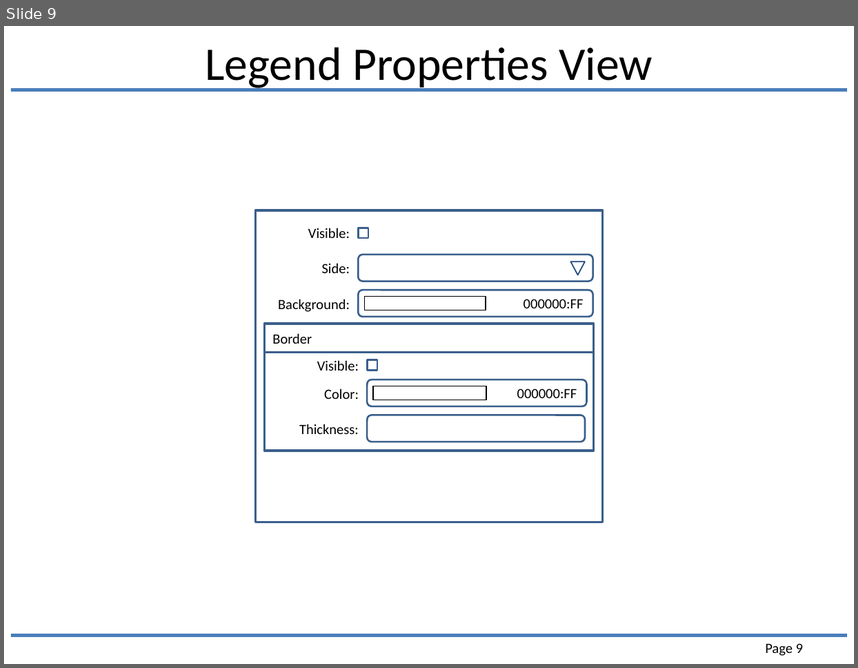
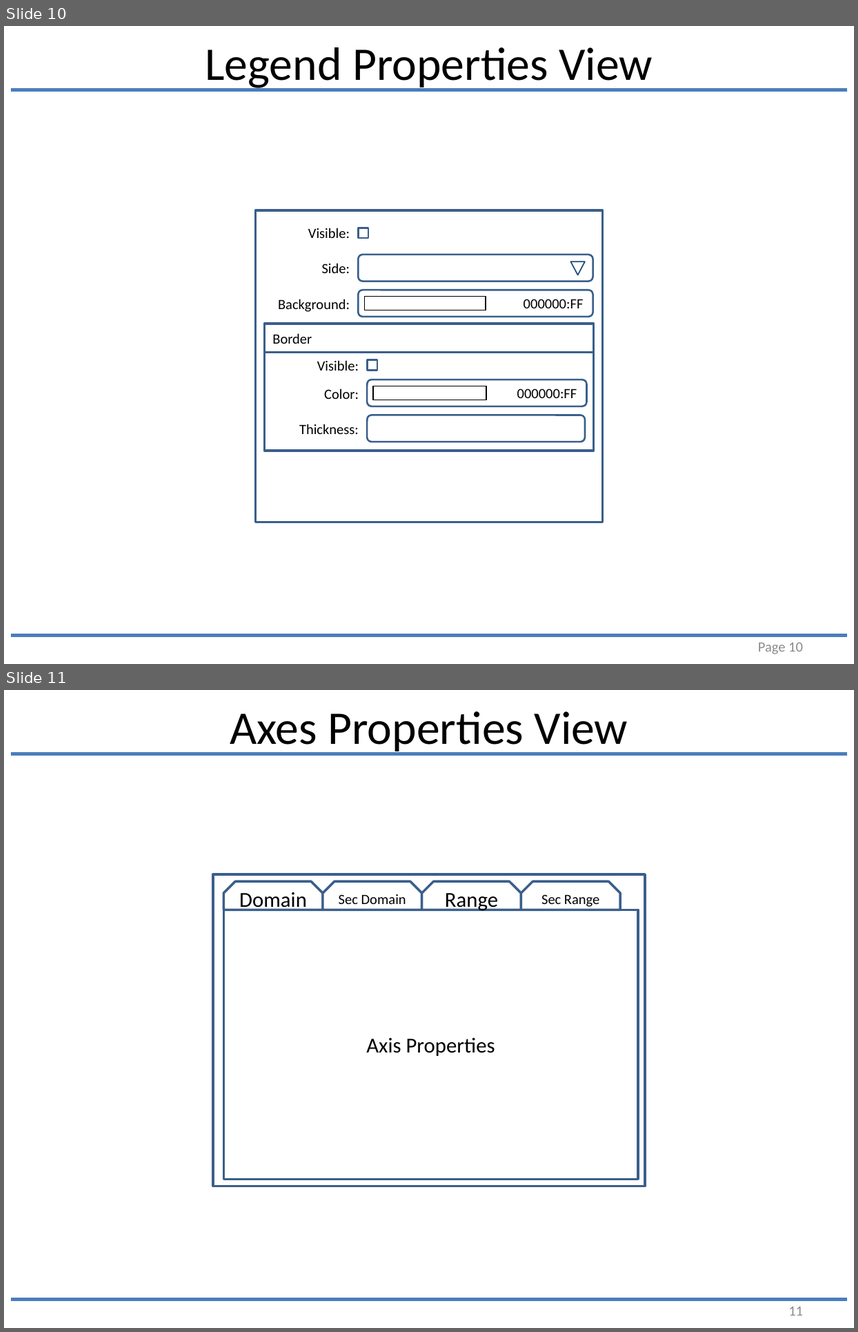
Before and after one commit to joesgordon/gordoza-code, a slide deck: java/JChartLib/docs/ui_framing.pptx. Shown one above the other, each under a label of ours: slide 9 before the commit, slides 10 and 11 after it. The pictures are 858x668 and 858x1332 pixels, drawn with LibreOffice and Linux fonts; fonts in the diff are those of the drawing. Boxes give left, top, right and bottom in pixels: in the first picture for what was removed or moved away, otherwise in the second. Text is boxed around its words. In the diff, an @@ line names an element or a change of style, - is before the commit and + after.

```diff
--- a/java/JChartLib/docs/ui_framing.pptx
+++ b/java/JChartLib/docs/ui_framing.pptx
@@ slide 11 added at [4,690,854,1328], background #FFFFFF; not listed: 2 template elements that a slide beside it also shows @@
@@ title added at [230,711,628,756], 39.6 pt, text #000000 @@
+Axes Properties View
@@ group added at [213,874,645,1186]: 4 snip same rects, 2 rectangles @@
+Axis Properties
+Domain
+Sec Domain
+Range
+Sec Range
@@ page number added at [789,1306,803,1315], 12 pt, text #8C8C8C @@
+11
@@ what was slide 9 is now slide 10 @@
@@ page number at [758,642,803,654]: text changed; text colour #000000 to #8C8C8C @@
-Page 9
+Page 10
```
Also in this commit, not shown: 3 slides changed, 2 other slides added, 3 other files.
